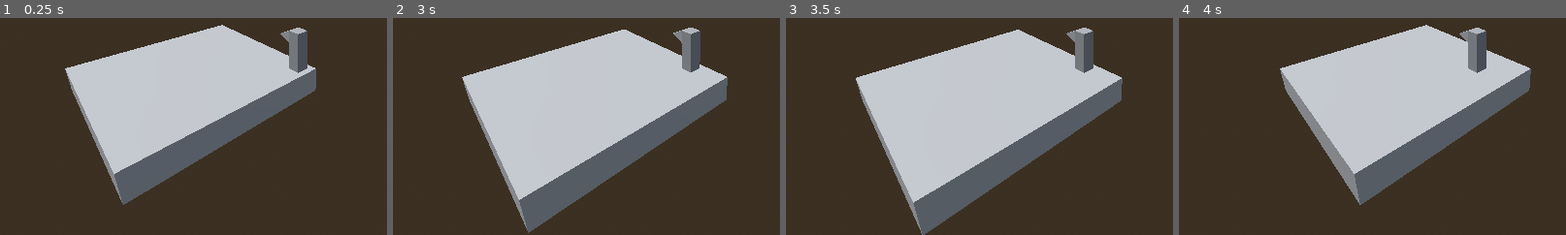
Above: before the commit, frames 1-4 (left to right).
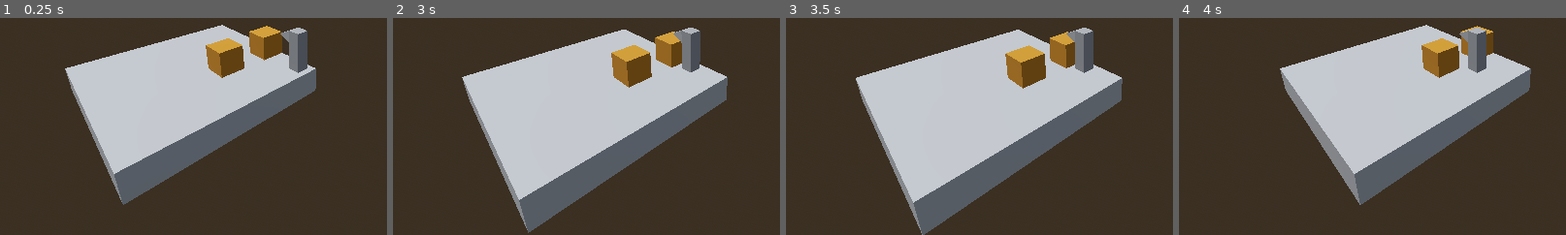
Above: after the commit, the same moments.

Repository: Jnight1104/Iso-Journey
Game: Godot game, scene res://Scenes/Level_2.tscn
Two runs of this game, one before a commit and one after it. Both use one fixed random seed, a clock stepped at 60 frames per second and the inputs below. The project has no main scene, so this scene is started directly.
Inputs:
- Up to frame 1 (0.25 s): no input
- Up to frame 2 (3 s): tap Enter at 0.5, 2 s; hold Right (ui_right) 0.53-1.28 s; tap Space at 1.25, 2.75 s; hold Down (ui_down) 1.28-2.03 s; hold Right (ui_right) 2.03-2.78 s; hold Up (ui_up) from 2.78 s (still down)
- Up to frame 3 (3.5 s): keep holding Up (ui_up)
- Up to frame 4 (4 s): tap Enter at 3.5 s; release Up (ui_up) at 3.53 s; hold Left (ui_left) from 3.53 s (still down)
The pictures show only the part of the screen within x 12-61%, y 49-99%; the shares and areas given below are measured in that part.

The runs differ from the first frame. In frame 1, 2.4% of the frame differs, in the area x 53-73%, y 3-28%; in frame 2, 2.4%, in the area x 56-75%, y 6-33%; in frame 3, 2.4%; in frame 4, 1.7%.

Commit message:
Cleaned up scripts and applied delta multiplication where necessary

Diff:
--- a/Scenes/Level_2.tscn
+++ b/Scenes/Level_2.tscn
@@ -1,7 +1,8 @@
-[gd_scene load_steps=8 format=3 uid="uid://ccsd5sfd73jce"]
+[gd_scene load_steps=9 format=3 uid="uid://ccsd5sfd73jce"]
 
 [ext_resource type="PackedScene" uid="uid://pkgm4m42dt3k" path="res://Scenes/Player.tscn" id="1_x7xx6"]
 [ext_resource type="Script" path="res://Scripts/camera.gd" id="2_w5hrd"]
+[ext_resource type="PackedScene" uid="uid://c2crxba3owhbe" path="res://Scenes/Box.tscn" id="3_0bfe5"]
 
 [sub_resource type="ProceduralSkyMaterial" id="ProceduralSkyMaterial_c8f0q"]
 sky_horizon_color = Color(0.64625, 0.65575, 0.67075, 1)
@@ -73,3 +74,9 @@
 [node name="CollisionShape3D" type="CollisionShape3D" parent="Boundary4"]
 transform = Transform3D(1, 0, 0, 0, 1, 0, 0, 0, 1, -1, 1, -3)
 shape = SubResource("BoxShape3D_oln81")
+
+[node name="RigidBody3D" parent="." instance=ExtResource("3_0bfe5")]
+transform = Transform3D(1, 0, 0, 0, 1, 0, 0, 0, 1, 2, 1, 0)
+
+[node name="RigidBody3D2" parent="." instance=ExtResource("3_0bfe5")]
+transform = Transform3D(1, 0, 0, 0, 1, 0, 0, 0, 1, 2, 1, -2)
--- a/Scripts/box.gd
+++ b/Scripts/box.gd
@@ -1,6 +1,6 @@
 extends RigidBody3D
 
-const LERP_RATE : float = 0.3
+const LERP_RATE : float = 18
 const UP : Vector3 = Vector3(1, 0, 0)
 const DOWN : Vector3 = Vector3(-1, 0, 0)
 const LEFT : Vector3 = Vector3(0, 0, -1)
@@ -17,7 +17,7 @@
 
 # Called every frame. 'delta' is the elapsed time since the previous frame.
 func _process(delta):
-	position = lerp(position, target_location, LERP_RATE)
+	position = lerp(position, target_location, LERP_RATE * delta)
 
 
 func _pushed(direction, node):
--- a/Scripts/level_select_menu.gd
+++ b/Scripts/level_select_menu.gd
@@ -5,11 +5,6 @@
 # Called when the node enters the scene tree for the first time.
 func _ready():
 	pass # Replace with function body.
-
-
-# Called every frame. 'delta' is the elapsed time since the previous frame.
-func _process(delta):
-	pass
 
 
 # Begins level 1 when it is pressed
--- a/Scripts/main_menu.gd
+++ b/Scripts/main_menu.gd
@@ -4,11 +4,6 @@
 # Called when the node enters the scene tree for the first time.
 func _ready():
 	pass # Replace with function body.
-
-
-# Called every frame. 'delta' is the elapsed time since the previous frame.
-func _process(delta):
-	pass
 
 
 # Navigation to the level select screen when play is pressed
--- a/Scripts/pause_menu.gd
+++ b/Scripts/pause_menu.gd
@@ -7,7 +7,7 @@
 	resume()
 
 
-func _process(delta):
+func _process(_delta):
 	# Pauses/unpauses the game on user input based on whether it is already paused or not
 	if Input.is_action_just_pressed("ui_escape"):
 		if global.paused == false:
--- a/Scripts/player.gd
+++ b/Scripts/player.gd
@@ -7,7 +7,7 @@
 const LEFT : Vector3 = Vector3(0, 0, -1)
 const RIGHT : Vector3 = Vector3(0, 0, 1)
 const MOVE_DELAY : float = 0.1
-const LERP_RATE : float = 0.2
+const LERP_RATE : float = 12
 const MAX_ACTION_QUEUE : int = 2
 const OBSTACLE_BUFFER_SCALE : float = 0.3
 var target_location : Vector3 = SPAWN
@@ -23,7 +23,9 @@
 
 # Called when the node enters the scene tree for the first time.
 func _ready():
-	pass # Replace with function body.
+	for node in get_node("/root/Level").get_children():
+		if node.is_in_group("Box"):
+			push.connect(node._pushed)
 
 
 # Called every frame. 'delta' is the elapsed time since the previous frame.
@@ -42,7 +44,7 @@
 		action_queue = []
 	# Moves the player toward the target location smoothly
 	if not global.paused:
-		position = lerp(position, target_location, LERP_RATE)
+		position = lerp(position, target_location, LERP_RATE * delta)
 
 
 # Function for setting the target location depending on the direction based on the input
@@ -65,7 +67,7 @@
 		detection_ray = $Left
 	if detection_ray.is_colliding():
 		if detection_ray.get_collider().is_in_group("Box"):
-			push.connect(detection_ray.get_collider()._pushed)
+			#push.connect(detection_ray.get_collider()._pushed)
 			push.emit(direction, detection_ray.get_collider())
 			$Move_delay_timer.start(MOVE_DELAY)
 			position += direction * OBSTACLE_BUFFER_SCALE
--- a/Scripts/pressure_plate.gd
+++ b/Scripts/pressure_plate.gd
@@ -13,11 +13,6 @@
 		release_signal.connect(get_node("/root/Level/Win_collectible")._locked)
 
 
-# Called every frame. 'delta' is the elapsed time since the previous frame.
-func _process(delta):
-	pass
-
-
 func _pressed(body):
 	$Pressed.show()
 	$Unpressed.hide()
--- a/Scripts/win_collectible.gd
+++ b/Scripts/win_collectible.gd
@@ -11,11 +11,6 @@
 	win.connect(get_node("/root/Level/Win_screen")._win)
 	win.connect(get_node("/root/Level/Pause_menu")._win)
 	$CSGBox3D.material.albedo_color = TRANSPARENT_COLOUR
-
-
-# Called every frame. 'delta' is the elapsed time since the previous frame.
-func _process(delta):
-	pass
 
 
 func _collected(body):
